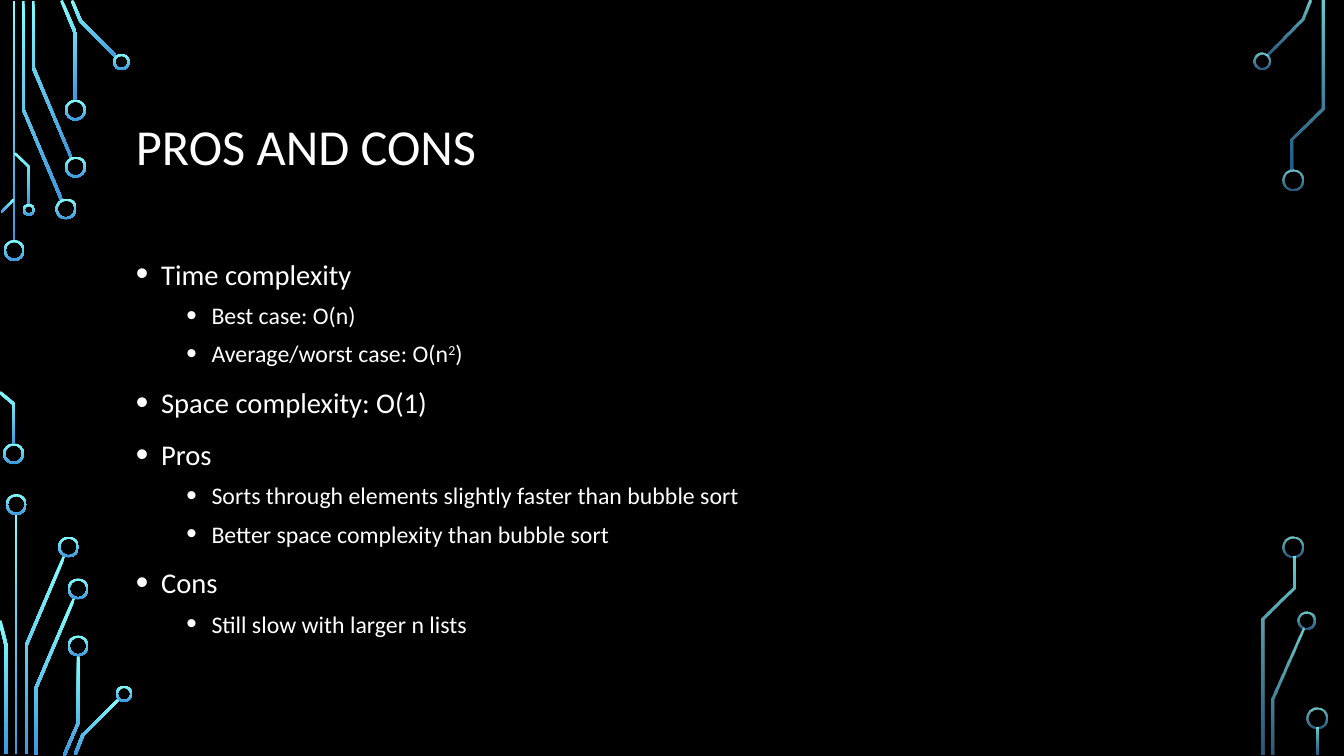
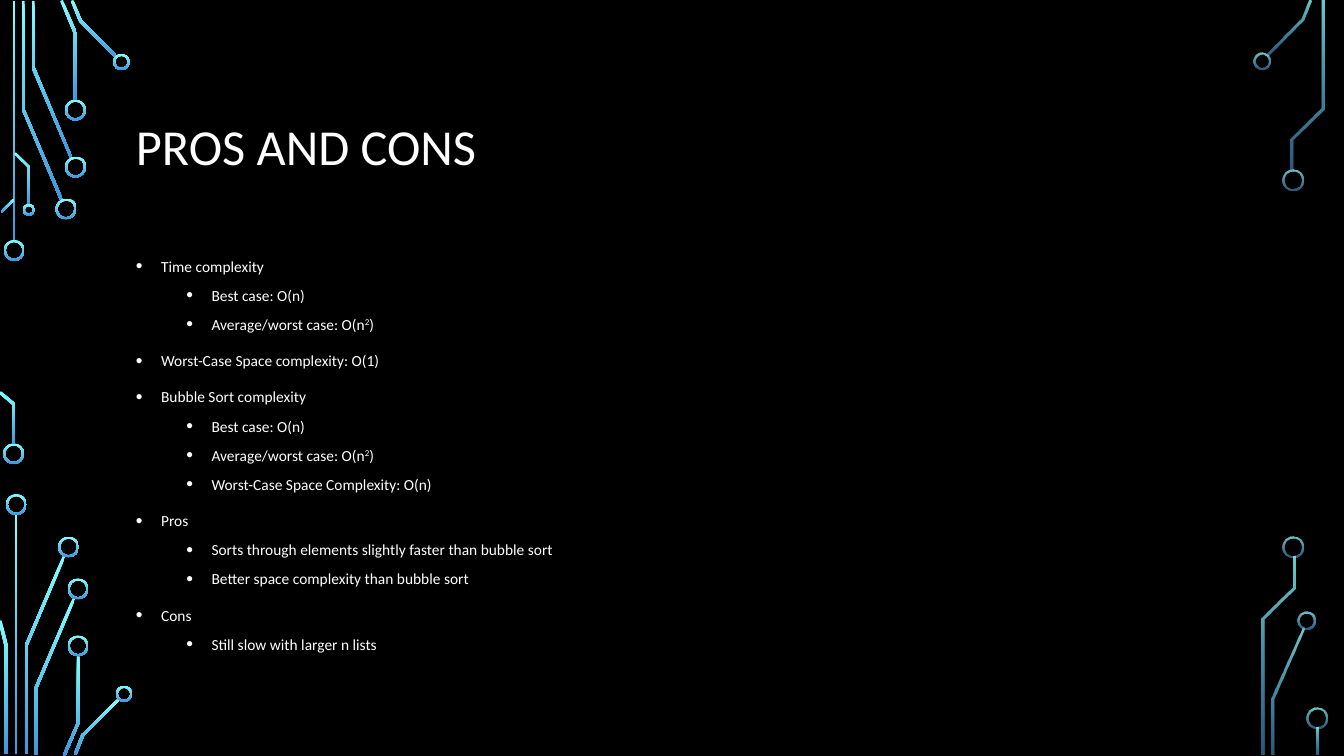
Before and after one commit to josephBlake/CocktailSort, a slide deck: slide 7 of FinalPresentation.pptx. Drawn at 1344x756 pixels with LibreOffice and Linux fonts; fonts in the diff are those of the drawing; background and template pictures are left out. Boxes give left, top, right and bottom in pixels: in the first picture for what was removed or moved away, otherwise in the second. Text is boxed around its words. In the diff, an @@ line names an element or a change of style, - is before the commit and + after.

Commit message:
I added an extra cell in the notebook for demonstration purposes. I added bubble sort complexity facts to imporve a slide.

```diff
--- a/FinalPresentation.pptx
+++ b/FinalPresentation.pptx
@@ text at (x1=161, y1=261, x2=553, y2=653): size 20.4 to 11 pt in "Time complexity", "Pros", "Cons"; size 17 to 11 pt in "Best case: O(n)", "Average/worst case: O(n2)", "Sorts through elements slightly faster than bubble ...", "Better space complexity than bubble sort" and 1 more places; line spacing 1.1 to 1.2 @@
@@ text at (x1=161, y1=355, x2=432, y2=493): text changed; size 20.4 to 11 pt @@
-• Space complexity: O(1)
+• Worst-Case Space complexity: O(1)
+• Bubble Sort complexity
+  • Best case: O(n)
+  • Average/worst case: O(n2)
+  • Worst-Case Space Complexity: O(n)
```
Also in this commit, not shown: 1 other file.
